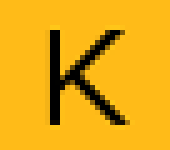
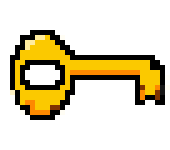
Before/after of a 170x150 layered artwork. What changed in the layer stack:
removed layer "Wklejona warstwa" over [0, 0, 170, 150]
painted on "Tło" over [10, 30, 170, 120]
